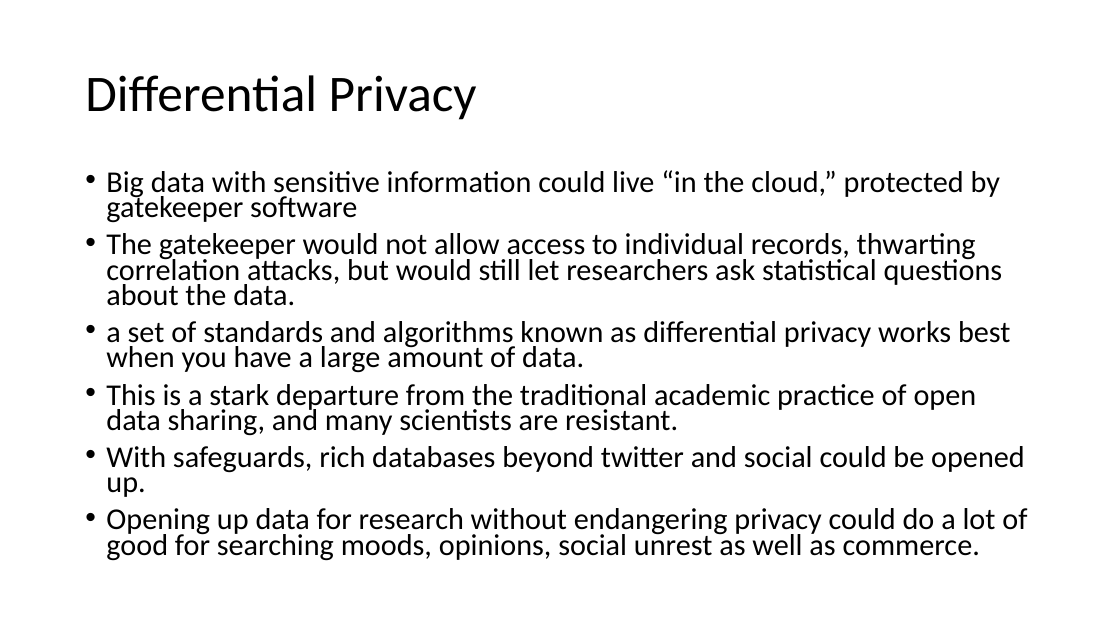
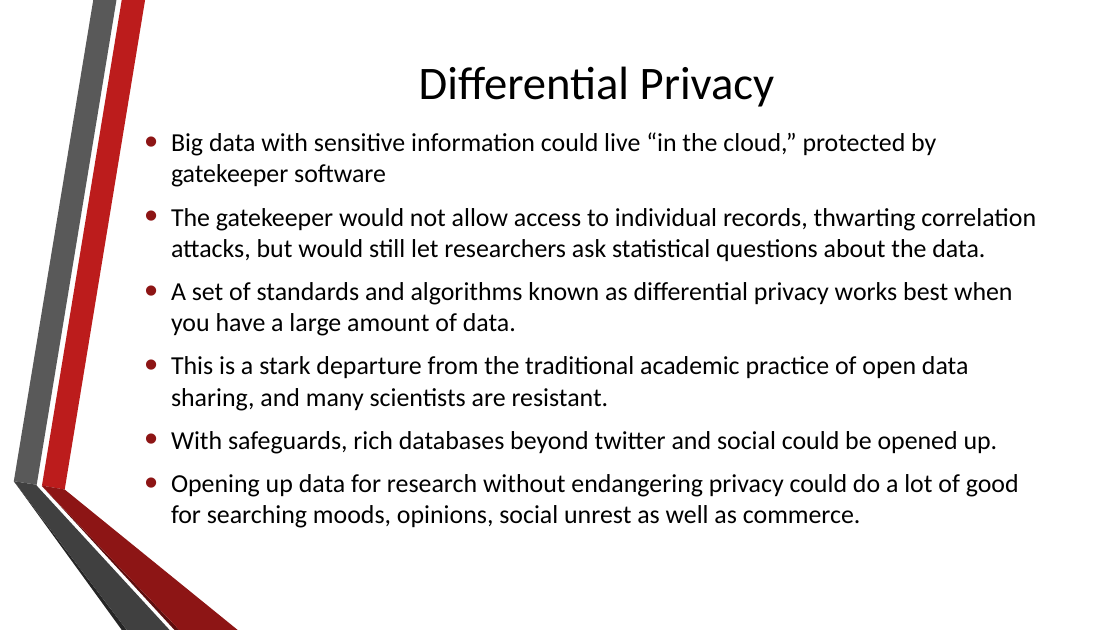
Before and after one commit to deniseygrace/COT-4935-Group-7-Project, a slide deck: slide 30 of Twitter Powerpoint_02_04_05.pptx (slide 22 before the commit). Drawn at 1120x630 pixels with LibreOffice and Linux fonts; fonts in the diff are those of the drawing; background and template pictures are left out. Boxes give left, top, right and bottom in pixels: in the first picture for what was removed or moved away, otherwise in the second. Text is boxed around its words. In the diff, an @@ line names an element or a change of style, - is before the commit and + after.

```diff
--- a/Twitter Powerpoint_02_04_05.pptx
+++ b/Twitter Powerpoint_02_04_05.pptx
@@ title "Differential Privacy": place and size @@
-title "Differential Privacy" at bbox=[85, 75, 477, 120]
+title "Differential Privacy" at bbox=[419, 66, 774, 107]
@@ title "Differential Privacy" at bbox=[419, 66, 774, 107]: size 44 to 40 pt; alignment left to centre; line spacing 0.9 to 1 @@
@@ text "Big data with sensitive information ...": place and size @@
-text "Big data with sensitive information ..." at bbox=[106, 170, 1027, 561]
+text "Big data with sensitive information ..." at bbox=[171, 132, 1036, 528]
@@ text "Big data with sensitive information ..." at bbox=[171, 132, 1036, 528]: vertical alignment top to middle @@
@@ text at bbox=[171, 132, 1036, 528]: size 25.9 to 22.2 pt in "Big data with sensitive information could live ...", "The gatekeeper would not allow access to ...", "This is a stark departure from the ...", "With safeguards, rich databases beyond twitter and ..." and 1 more places; indent changed; line spacing 0.7 to 1 @@
@@ text at bbox=[171, 282, 1013, 336]: text changed; size 25.9 to 22.2 pt @@
-• a set of standards and algorithms known as differential privacy works best when you have a large amount of data.
+• A set of standards and algorithms known as differential privacy works best when you have a large amount of data.
@@ group added at bbox=[13, 0, 238, 630]: 6 freeform shapes @@
```
Also in this commit, not shown: 21 other slides changed, 11 slides added, 2 slides removed, 4 other files.
